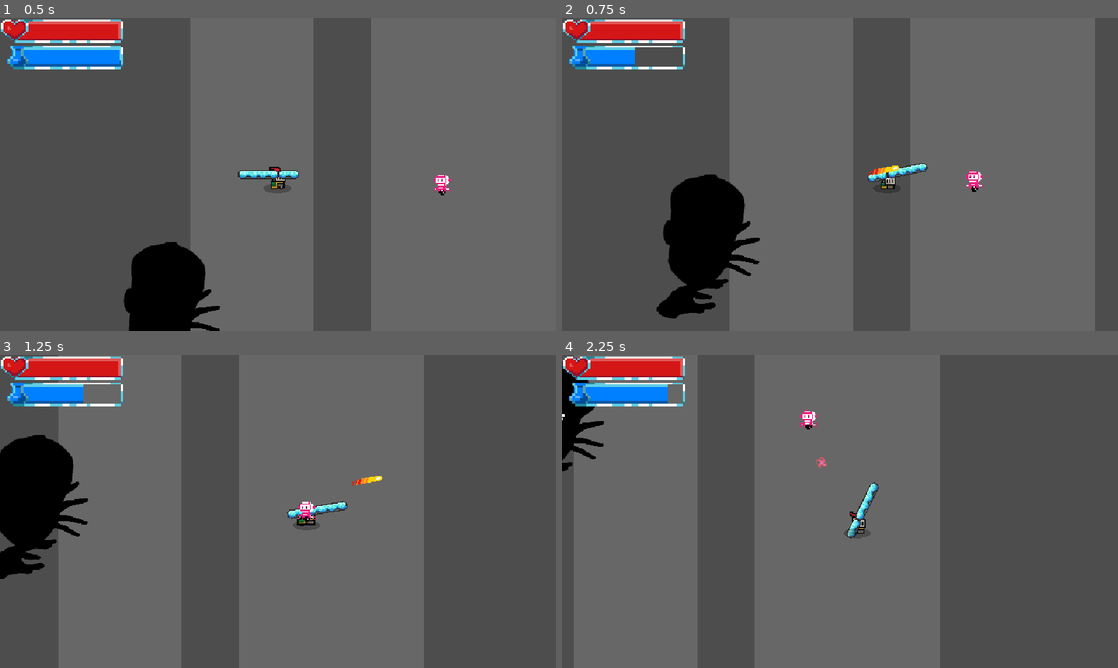
Above: before the commit, frames 1-4 (two rows, left to right).
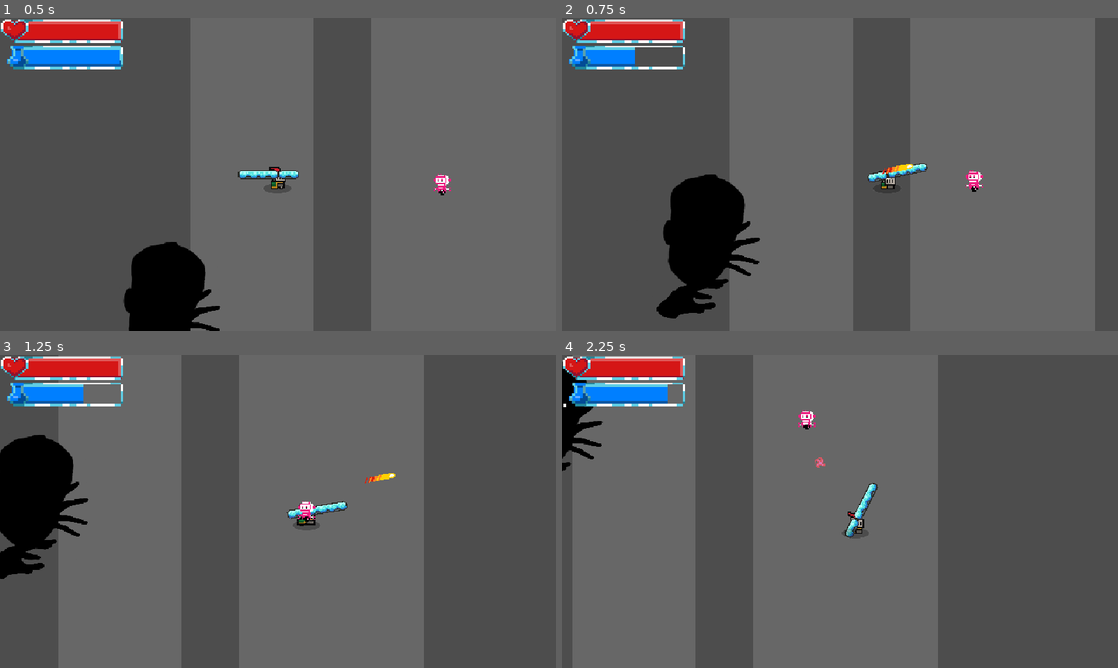
Above: after the commit, the same moments.

Repository: LicoRyte/PSCP--NoIWasTheJudge
Game: Godot game, scene res://Scene/test_scene/guide_test_pc.tscn
The game is run twice, just before and just after one commit, with the same random seed, the same clock (stepped at 60 frames per second) and the same inputs. This scene is started directly instead of the project's main scene.
Inputs (mouse positions are in pixels of both pictures, inside the frame that each line leads up to):
- Up to frame 1 (0.5 s): no input
- Up to frame 2 (0.75 s): move the mouse to (962, 158) at 0.52 s; hold D (Right) from 0.53 s (still down); tap Shift (Dash) at 0.6 s; click (962, 158) at 0.67 s
- Up to frame 3 (1.25 s): keep holding D (Right)
- Up to frame 4 (2.25 s): move the mouse to (728, 527) at 1.27 s; release D (Right) at 1.28 s; hold S (Down) 1.28-2.03 s; click (728, 527) at 1.35 s; move the mouse to (895, 442) at 2.02 s; hold D (Right) from 2.03 s (still down); tap R (Relode) at 2.1 s

Frame 1 is identical in both runs. In frame 2, 0.1% of the frame differs, in the area x 55-64%, y 46-51%; in frame 3, 0.1%; in frame 4, 1.8%, in the area x 0-68%, y 0-100%.

Commit message:
FInal Tweak

Diff:
--- a/Scene/Boss_scene/boss_chotibot.tscn
+++ b/Scene/Boss_scene/boss_guidebot.tscn
@@ -1,14 +1,14 @@
 [gd_scene load_steps=23 format=3 uid="uid://ub8xljt2csls"]
 
-[ext_resource type="Script" uid="uid://cpmnl0go8yold" path="res://Scripts/Boss_scene/Chotibot.gd" id="1_3vx4m"]
-[ext_resource type="Script" uid="uid://c0syw6q6vu1rm" path="res://Scripts/Base/HitboxComponent.gd" id="2_bv5xh"]
-[ext_resource type="Texture2D" uid="uid://cnkntt5r6x4i2" path="res://Asset/pic/Art Asset/handleft.png" id="2_mld1g"]
-[ext_resource type="Texture2D" uid="uid://dpay6hnjt3bnb" path="res://Asset/pic/Art Asset/GuideHEad.png" id="3_n806f"]
-[ext_resource type="Texture2D" uid="uid://dvorq868m5cim" path="res://Asset/pic/Art Asset/handright.png" id="4_170nd"]
-[ext_resource type="Script" uid="uid://d6qnnarpvn53" path="res://Scripts/Base/HealthComponent.gd" id="5_n806f"]
-[ext_resource type="Script" uid="uid://d3nyobw1vdebu" path="res://Scripts/Base/StatComponent.gd" id="6_170nd"]
-[ext_resource type="Script" uid="uid://ca1xhcfcwxplw" path="res://Scripts/Base/StatusComponent.gd" id="7_170nd"]
-[ext_resource type="Script" path="res://Scripts/Base/WaveDataGetterSetter.gd" id="9_s0jiv"]
+[ext_resource type="Script" uid="uid://cpmnl0go8yold" path="res://Scripts/Boss_scene/GUIDEBOT.gd" id="1_n1vy1"]
+[ext_resource type="Script" uid="uid://c0syw6q6vu1rm" path="res://Scripts/Base/HitboxComponent.gd" id="2_4rgj3"]
+[ext_resource type="Texture2D" uid="uid://cnkntt5r6x4i2" path="res://Asset/pic/Art Asset/handleft.png" id="3_blsol"]
+[ext_resource type="Texture2D" uid="uid://dpay6hnjt3bnb" path="res://Asset/pic/Art Asset/GuideHEad.png" id="4_px5ya"]
+[ext_resource type="Texture2D" uid="uid://dvorq868m5cim" path="res://Asset/pic/Art Asset/handright.png" id="5_khk0x"]
+[ext_resource type="Script" uid="uid://d6qnnarpvn53" path="res://Scripts/Base/HealthComponent.gd" id="6_pgtxo"]
+[ext_resource type="Script" uid="uid://d3nyobw1vdebu" path="res://Scripts/Base/StatComponent.gd" id="7_wi56v"]
+[ext_resource type="Script" uid="uid://ca1xhcfcwxplw" path="res://Scripts/Base/StatusComponent.gd" id="8_kguui"]
+[ext_resource type="Script" uid="uid://cc4yeu1nikuox" path="res://Scripts/Base/WaveDataGetterSetter.gd" id="9_ue37v"]
 
 [sub_resource type="Animation" id="Animation_ainwb"]
 resource_name = "Idle"
@@ -229,8 +229,8 @@
 "speed": 5.0
 }]
 
-[node name="Chotibot" type="CharacterBody2D"]
-script = ExtResource("1_3vx4m")
+[node name="boss_guideibot" type="CharacterBody2D"]
+script = ExtResource("1_n1vy1")
 
 [node name="AnimationPlayer" type="AnimationPlayer" parent="."]
 libraries = {
@@ -269,18 +269,18 @@
 sprite_frames = SubResource("SpriteFrames_jrp62")
 
 [node name="HealthComponent" type="Node" parent="."]
-script = ExtResource("5_n806f")
+script = ExtResource("6_pgtxo")
 max_health = 450.0
 metadata/_custom_type_script = "uid://d6qnnarpvn53"
 
 [node name="StatComponent" type="Node" parent="."]
-script = ExtResource("6_170nd")
+script = ExtResource("7_wi56v")
 base_defense = 2.0
 metadata/_custom_type_script = "uid://d3nyobw1vdebu"
 
 [node name="StatusComponent" type="Node" parent="."]
-script = ExtResource("7_170nd")
+script = ExtResource("8_kguui")
 metadata/_custom_type_script = "uid://ca1xhcfcwxplw"
 
 [node name="WaveDataGetterSetter" type="Node" parent="."]
-script = ExtResource("9_s0jiv")
+script = ExtResource("9_ue37v")
--- a/Scene/Gun & Bullet/gun.tscn
+++ b/Scene/Gun & Bullet/gun.tscn
@@ -28,5 +28,5 @@
 sprite_frames = SubResource("SpriteFrames_dk5gl")
 
 [node name="Marker2D" type="Marker2D" parent="."]
-position = Vector2(15, 2.6226833e-06)
+position = Vector2(26, 4.5459847e-06)
 gizmo_extents = 239.4
--- a/Scene/test_scene/Jeen_test_sceme.tscn
+++ b/Scene/test_scene/Jeen_test_sceme.tscn
@@ -1,6 +1,6 @@
 [gd_scene load_steps=5 format=3 uid="uid://dvr84a0ucs0qc"]
 
-[ext_resource type="PackedScene" uid="uid://ub8xljt2csls" path="res://Scene/Boss_scene/boss_chotibot.tscn" id="1_ofhem"]
+[ext_resource type="PackedScene" uid="uid://ub8xljt2csls" path="res://Scene/Boss_scene/boss_guidebot.tscn" id="1_ofhem"]
 [ext_resource type="PackedScene" uid="uid://cy62k0nefobxq" path="res://Scene/player/Player.tscn" id="1_sdf0p"]
 [ext_resource type="PackedScene" uid="uid://dto6cmyu6rhds" path="res://Scene/UX,UI_scene/healthbar.tscn" id="3_httfq"]
 [ext_resource type="PackedScene" uid="uid://0u3t2qlvq814" path="res://Scene/UX,UI_scene/staminabar.tscn" id="4_rkymw"]
--- a/Scene/test_scene/guide_test_pc.tscn
+++ b/Scene/test_scene/guide_test_pc.tscn
@@ -3,7 +3,7 @@
 [ext_resource type="Script" uid="uid://qfq0eqsqmdri" path="res://Scripts/enemy/guide_test_pc.gd" id="1_jn21w"]
 [ext_resource type="PackedScene" uid="uid://cy62k0nefobxq" path="res://Scene/player/Player.tscn" id="2_jl3c4"]
 [ext_resource type="PackedScene" uid="uid://b35l4f10a5hx4" path="res://Scene/enemy/enemy.tscn" id="3_7bq5j"]
-[ext_resource type="PackedScene" uid="uid://ub8xljt2csls" path="res://Scene/Boss_scene/boss_chotibot.tscn" id="4_jl3c4"]
+[ext_resource type="PackedScene" uid="uid://ub8xljt2csls" path="res://Scene/Boss_scene/boss_guidebot.tscn" id="4_jl3c4"]
 
 [node name="guide_test_pc" type="Node2D"]
 script = ExtResource("1_jn21w")
--- a/Scripts/Base/CardResource.gd
+++ b/Scripts/Base/CardResource.gd
@@ -17,7 +17,6 @@
 	pass
 func _gun_change(gun:Gun):
 	pass
-
 func _add_mod(mod : BulletModifier):
 	modifier.append(mod)
 
--- a/Scripts/Boss_scene/Chotibot.gd
+++ b/Scripts/Boss_scene/GUIDEBOT.gd
@@ -50,8 +50,6 @@
 
 
 func _process(delta: float) -> void:
-	pass
-
 	match current_state:
 		BossStage.INTRODUCTION:
 			animation_player.play("introduction")
--- a/Scripts/Gun_scripts/Gun & Bullet/bullet.gd
+++ b/Scripts/Gun_scripts/Gun & Bullet/bullet.gd
@@ -40,16 +40,7 @@
 	var hitbox = Common.get_component(target, HitboxComponent)
 	if not hitbox:
 		return
-	var eff = Effect.new()
-	#eff.effect_name = "flame"
-	#eff.damage = 5
-	#eff.duration = 3
-	#eff.tick_value = 0.3
 	var bullet_attributes = {
-		"damage" : base_damage,
-		"bulletSpeed" : base_bullet_speed,
-		"canDestroy" : can_destroy,
-		"bulletDuration" : bullet_duration,
 		"function" : [
 		]
 	}
--- a/Scripts/Gun_scripts/enemy_bullet.gd
+++ b/Scripts/Gun_scripts/enemy_bullet.gd
@@ -13,5 +13,5 @@
 func _on_hitbox_area_entered(area: Area2D) -> void:
 	if area.get_parent() is Enemy or area.get_parent() is Enemy_bullet or area.get_parent() is Bullet:
 		return
-	Damage.deal_damage(3.5, area.get_parent())
+	Damage.deal_damage(3.0, area.get_parent())
 	queue_free()
--- a/Scripts/Service_scripts/WaveManager.gd
+++ b/Scripts/Service_scripts/WaveManager.gd
@@ -15,6 +15,16 @@
 func _ready() -> void:
 	GameEvents._game_start.connect(_on_game_start)
 	GameEvents._game_continue.connect(_on_game_continue)
+
+func _on_game_start() -> void:
+	print("start")
+	spawn_done = false
+	current_wave = 0
+	cur_seq = Sequence.WAIT
+
+func _on_game_continue() -> void:
+	print("continue")
+	cur_seq = Sequence.WAIT
 
 func _process(_delta: float) -> void:
 	match cur_seq:
@@ -108,15 +118,13 @@
 func get_wave_health_multiplier() -> float:
 	return max(1.0, 1.0 + 0.25 * float(floor(current_wave / 1.75)))
 
+
+
+
+
+
+
+
+
 func get_wave_damage_multiplier() -> float:
 	return max(1.0, 1.0 + 0.25 * float(floor(current_wave / 1.75)))
-
-func _on_game_start() -> void:
-	print("start")
-	spawn_done = false
-	current_wave = 0
-	cur_seq = Sequence.WAIT
-
-func _on_game_continue() -> void:
-	print("continue")
-	cur_seq = Sequence.WAIT
--- a/project.godot
+++ b/project.godot
@@ -30,6 +30,7 @@
 
 window/size/viewport_width=640
 window/size/viewport_height=360
+window/size/mode=3
 window/size/resizable=false
 window/size/window_width_override=1280
 window/size/window_height_override=720
Not shown: 4 places in Scene/Boss_scene/boss_guidebot.tscn that only renumber resources
Renamed: Scripts/Boss_scene/Chotibot.gd.uid -> Scripts/Boss_scene/GUIDEBOT.gd.uid
